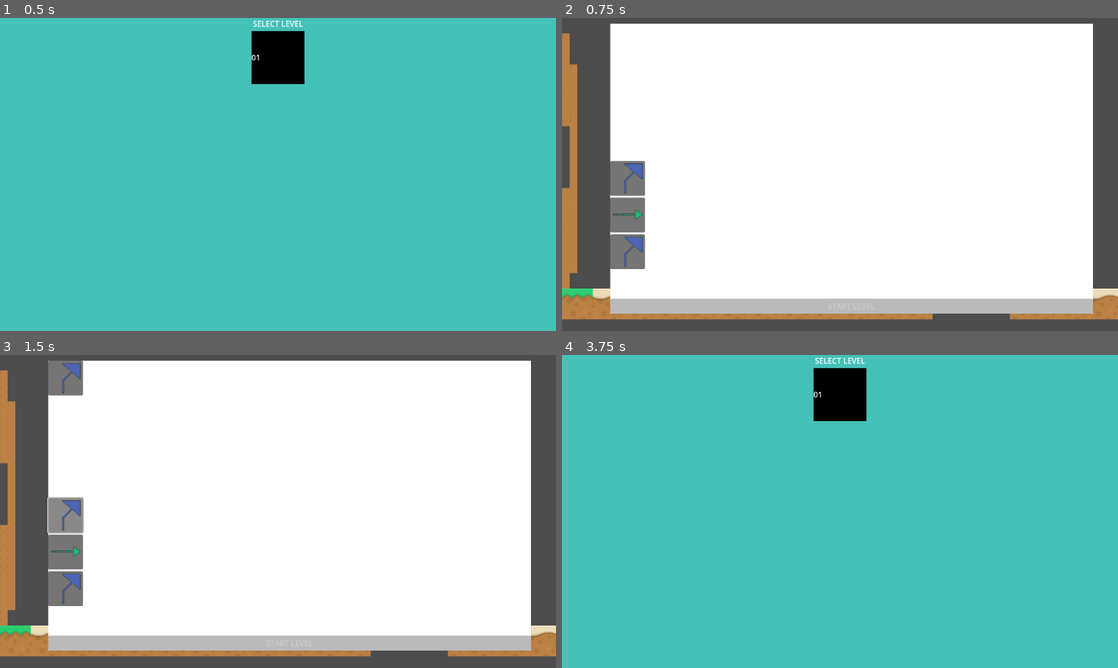
Above: before the commit, frames 1-4 (two rows, left to right).
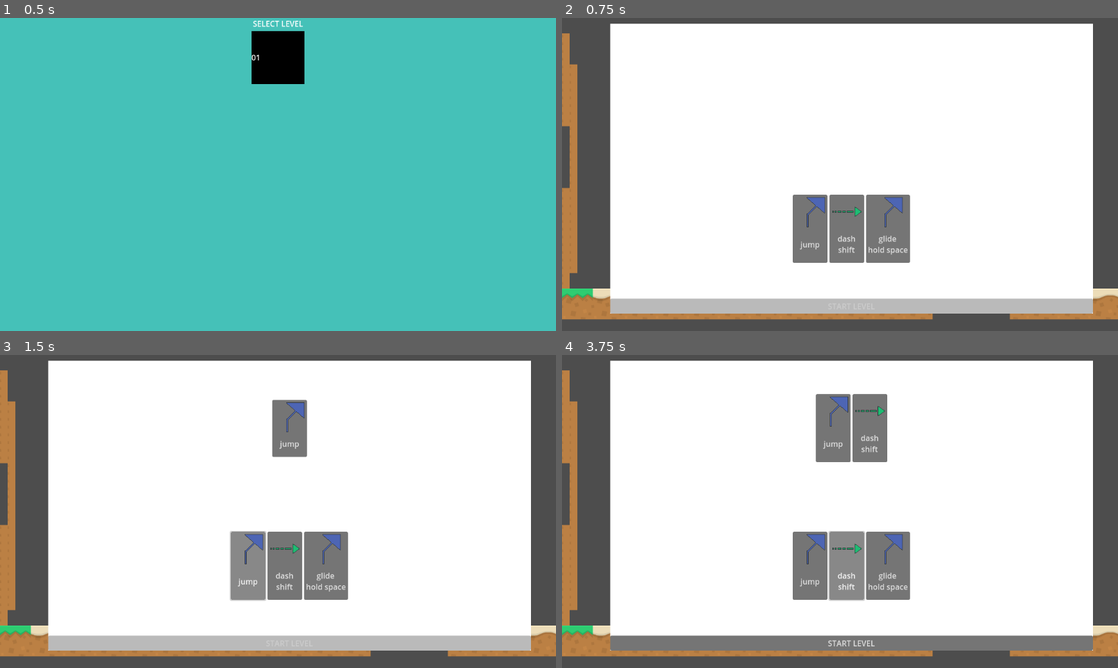
Above: after the commit, the same moments.

Repository: jbduzan/PSGameJam17
Game: Godot game, scene res://scenes/main.tscn
Two runs of this game, one before a commit and one after it. Both use one fixed random seed, a clock stepped at 60 frames per second and the inputs below.
Inputs (mouse positions are in pixels of both pictures, inside the frame that each line leads up to; where the layout moved, square brackets give the same spot in the first picture):
- Up to frame 1 (0.5 s): no input
- Up to frame 2 (0.75 s): click "01" at 0.5 s
- Up to frame 3 (1.5 s): click (250, 564) [66, 514] at 1.25 s
- Up to frame 4 (3.75 s): click (628, 552) at 2.02 s; click (851, 642) at 2.75 s, where only the run before the commit has a clickable "START LEVEL"; click "BACK" (after the commit: "dash shift") at 3.5 s

Frame 1 is identical in both runs. In frame 2, 6.6% of the frame differs, in the area x 8-63%, y 45-81%; in frame 3, 8.6%; in frame 4, 100%, in the area x 0-100%, y 0-100%.

Commit message:
ability text

Diff:
--- a/ui/abilitySelector.tscn
+++ b/ui/abilitySelector.tscn
@@ -28,11 +28,15 @@
 
 [node name="SelectedAbilities" type="GridContainer" parent="MarginContainer/VBoxContainer"]
 layout_mode = 2
-size_flags_vertical = 3
+size_flags_horizontal = 4
+size_flags_vertical = 6
+columns = 10
 
 [node name="AbilitiesToSelect" type="GridContainer" parent="MarginContainer/VBoxContainer"]
 layout_mode = 2
-size_flags_vertical = 3
+size_flags_horizontal = 4
+size_flags_vertical = 6
+columns = 10
 
 [node name="StartButton" type="Button" parent="MarginContainer/VBoxContainer"]
 layout_mode = 2
--- a/ui/ability_box.gd
+++ b/ui/ability_box.gd
@@ -1,6 +1,6 @@
 extends Button
 
-var ability = null
+var ability = null : set = setAbility
 
 signal onAbilitySelected
 
@@ -9,3 +9,7 @@
 
 func _on_pressed() -> void:
 	onAbilitySelected.emit(ability)
+
+func setAbility(value):
+	ability = value
+	text = ability.abilityName + '\n' + ability.shortcut
--- a/ui/ability_box.tscn
+++ b/ui/ability_box.tscn
@@ -6,6 +6,8 @@
 custom_minimum_size = Vector2(64, 64)
 offset_right = 128.0
 offset_bottom = 128.0
+icon_alignment = 1
+vertical_icon_alignment = 0
 script = ExtResource("2_r0we0")
 
 [node name="bg" type="TextureRect" parent="."]
